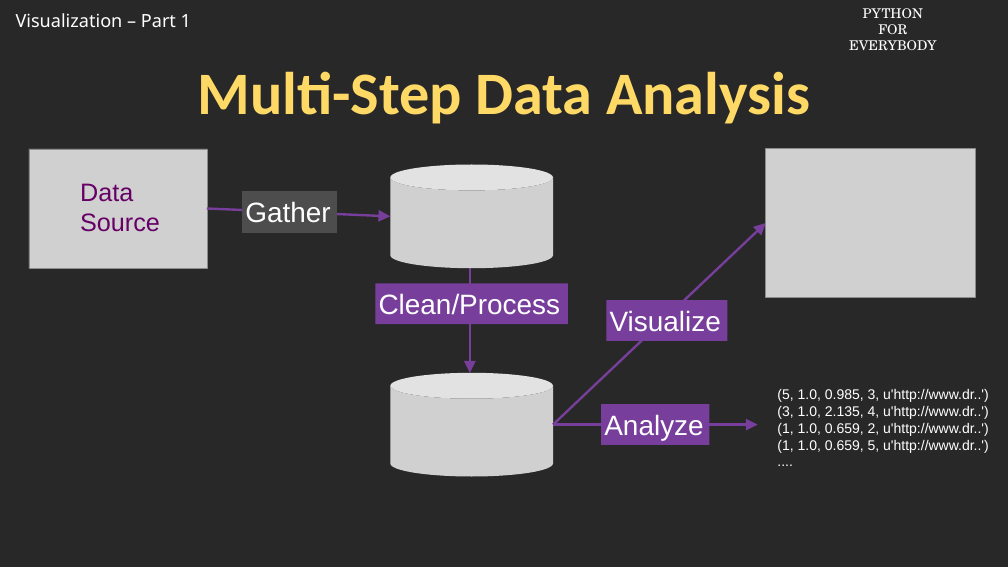
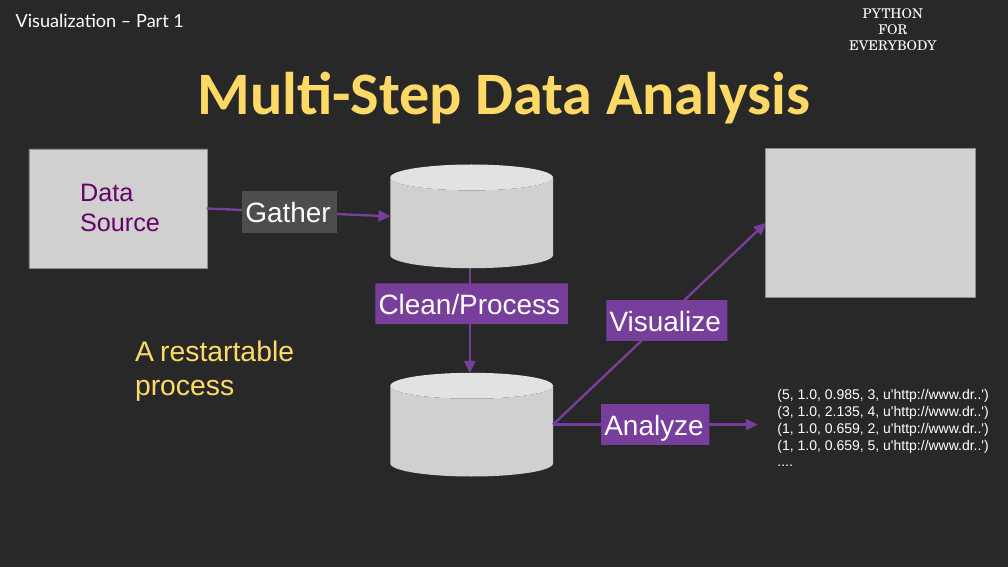
Before and after one commit to csev/py4e, a slide deck: slide 2 of cai/redo-2024/Slides/16-01-python4e.05.120816.pptx. Drawn at 1008x567 pixels with LibreOffice and Linux fonts; fonts in the diff are those of the drawing; grey boxes stand for pictures; background and template pictures are left out. Boxes give left, top, right and bottom in pixels: in the first picture for what was removed or moved away, otherwise in the second. Text is boxed around its words. In the diff, an @@ line names an element or a change of style, - is before the commit and + after.

```diff
--- a/cai/redo-2024/Slides/16-01-python4e.05.120816.pptx
+++ b/cai/redo-2024/Slides/16-01-python4e.05.120816.pptx
@@ text "Visualization – Part 1" at (16, 13, 183, 27): font Noto Sans to Lato @@
@@ text added at (135, 340, 294, 401), 36 pt, text #FFDA66 @@
+A restartable process
```
Also in this commit, not shown: 6 other slides changed, 1 slide added, 3 slides removed, 2 other files.
